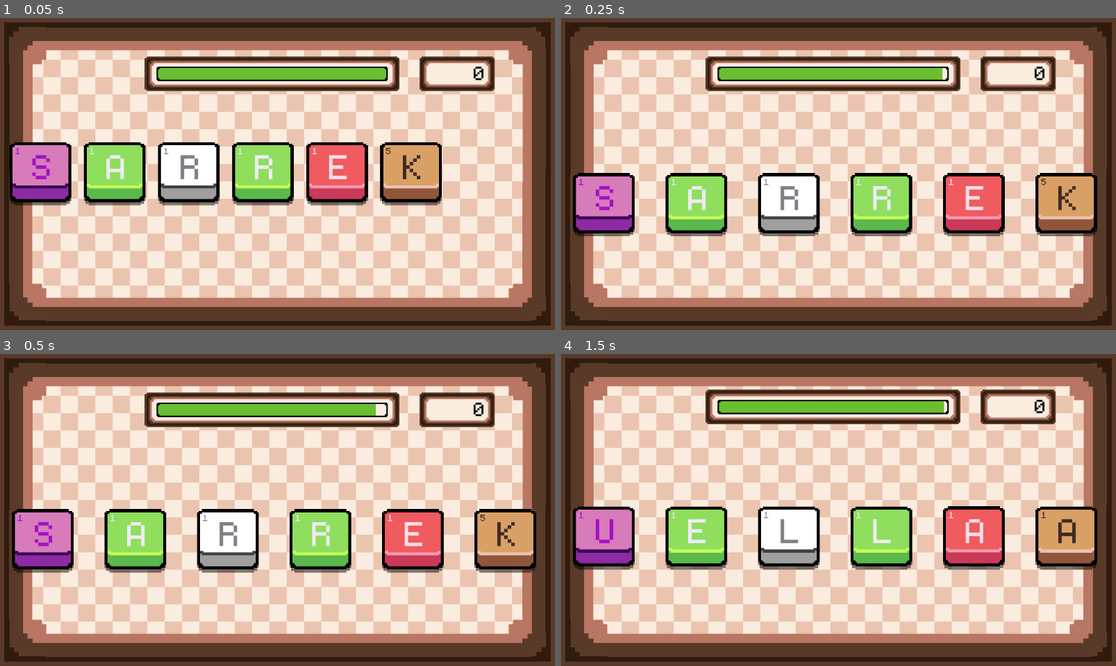
Above: before the commit, frames 1-4 (two rows, left to right).
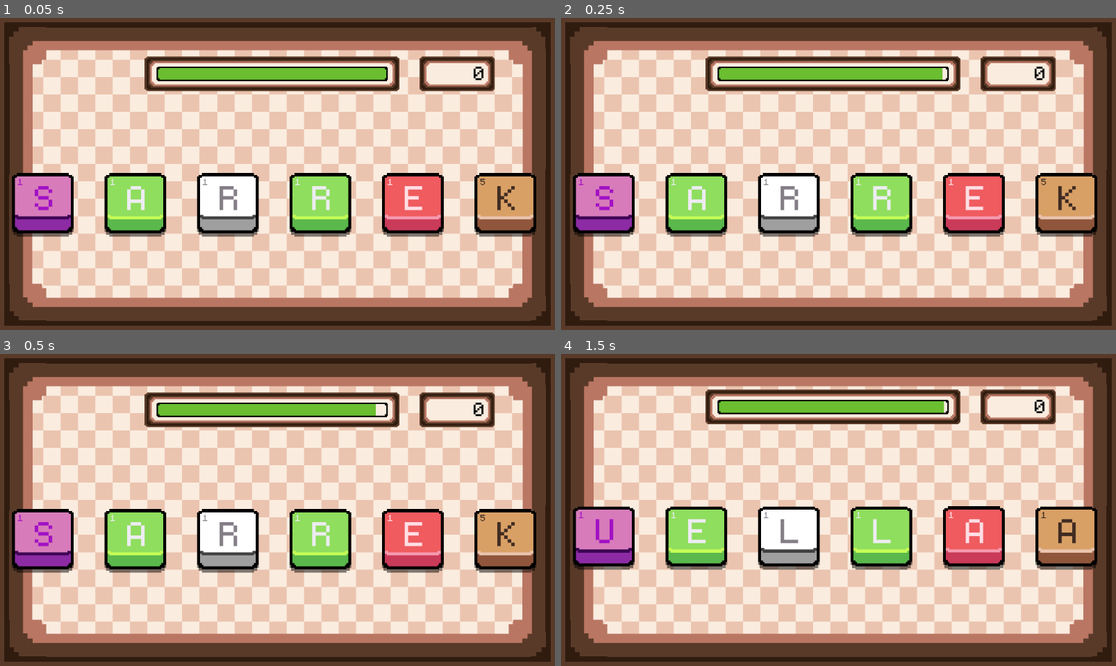
Above: after the commit, the same moments.

Repository: lohchness/Swivle
Game: Godot game, scene res://scenes/Game.tscn
Two runs of this game, one before a commit and one after it. Both use one fixed random seed, a clock stepped at 60 frames per second and the inputs below.
Inputs (mouse positions are in pixels of both pictures, inside the frame that each line leads up to):
- Up to frame 1 (0.05 s): no input
- Up to frame 2 (0.25 s): no input
- Up to frame 3 (0.5 s): no input
- Up to frame 4 (1.5 s): tap Enter (DEBUG_END) at 0.5 s; move the mouse to (605, 541) at 0.52 s; tap 5 (FIVE) at 0.6 s; click (605, 541) at 0.67 s; click (838, 522) at 1.25 s

The runs differ from the first frame. In frame 1, 21% of the frame differs, in the area x 1-97%, y 39-71%; in frame 2, 0.3%; in frame 3, nothing differs; in frame 4, nothing differs.

Commit message:
fix: hand keys position at game start

Diff:
--- a/scripts/Hand.gd
+++ b/scripts/Hand.gd
@@ -24,8 +24,14 @@
 		var newkey: Key = key_scene.instantiate()
 		add_child(newkey)
 		keys.append(newkey)
+
 		# Update hand position (look below)
-		newkey.set_base_position(Vector2(x_offset + (i * winsize.x / NUM_KEYS), winsize.y / 2))
+		var initial_position: Vector2 = Vector2(
+			x_offset + (i * winsize.x / NUM_KEYS), winsize.y / 2
+		)
+		newkey.set_base_position(initial_position)
+		newkey.position = initial_position  # Initialize position at game start
+
 		newkey.set_letter(str(i))
 		newkey.set_number(i)
 		newkey.select_signal.connect(Callable(self, "key_select_signal"))
